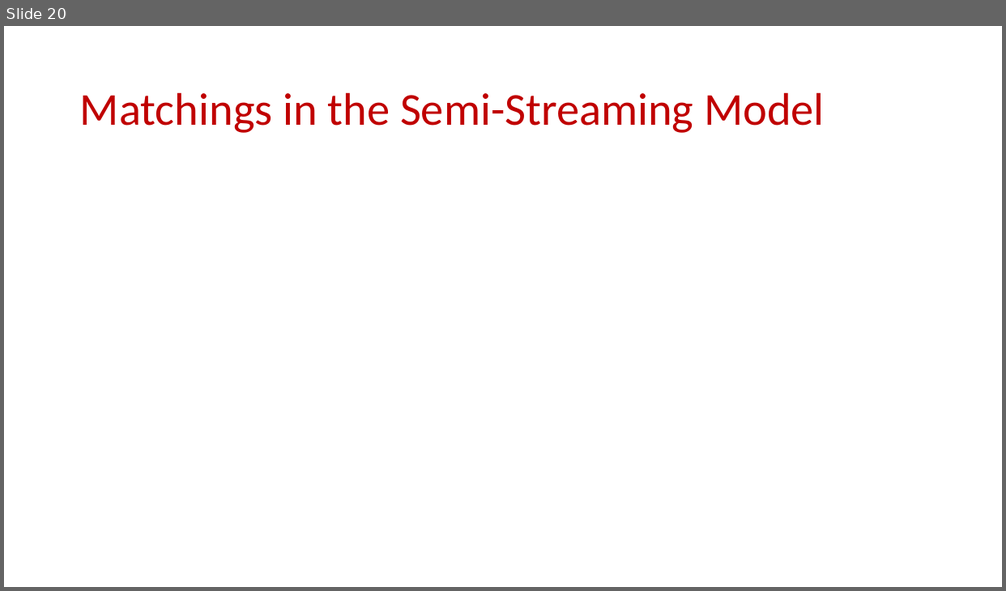
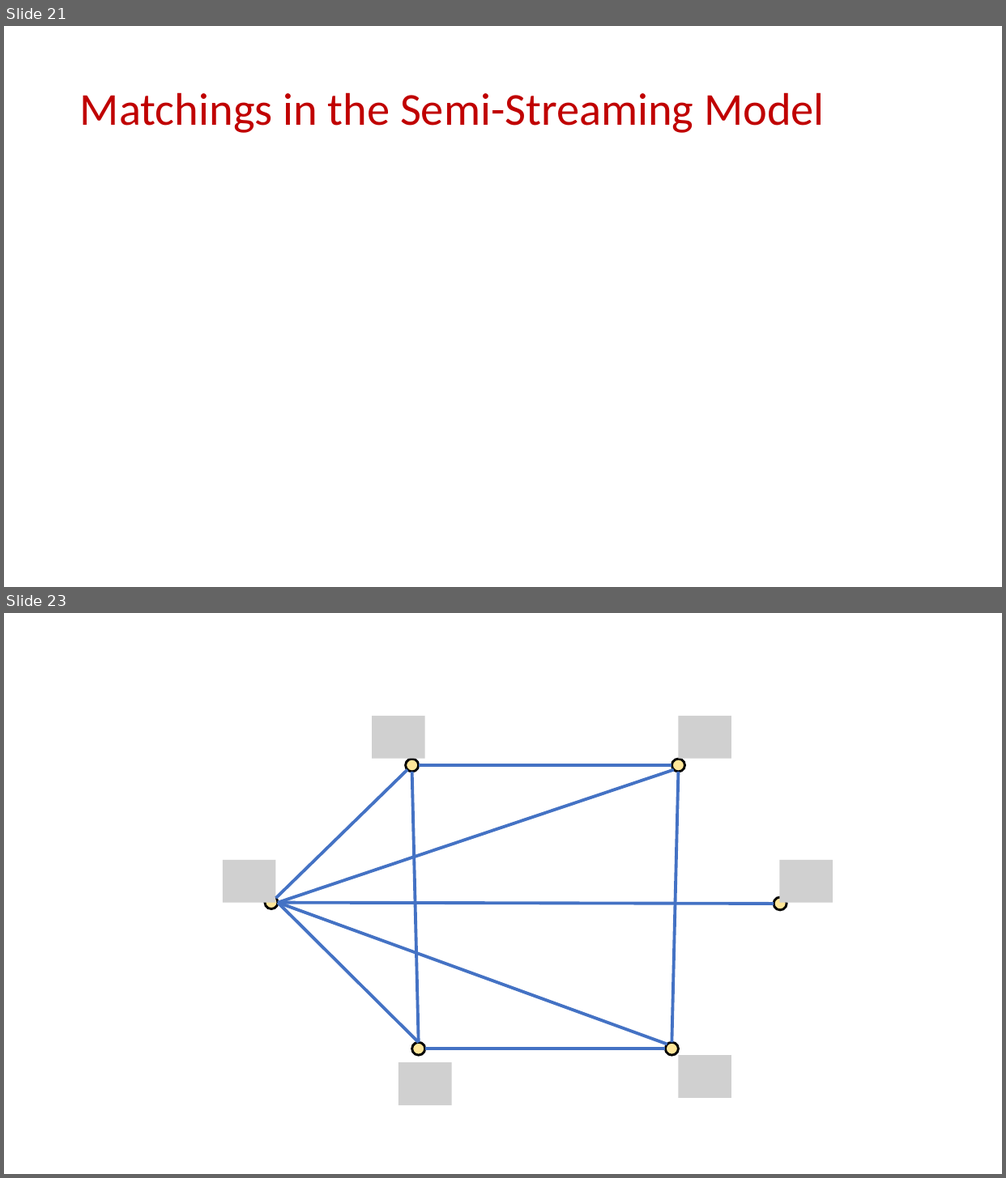
Before and after one commit to samsonzhou/samsonzhou.github.io, a slide deck: CSCE689-23/L20.pptx. Shown one above the other, each under a label of ours: slide 20 before the commit, slides 21 and 23 after it; the slides between them are not shown. The pictures are 1006x591 and 1006x1178 pixels, drawn with LibreOffice and Linux fonts; fonts in the diff are those of the drawing; grey boxes stand for pictures. Boxes give left, top, right and bottom in pixels: in the first picture for what was removed or moved away, otherwise in the second. Text is boxed around its words. In the diff, an @@ line names an element or a change of style, - is before the commit and + after.

```diff
--- a/CSCE689-23/L20.pptx
+++ b/CSCE689-23/L20.pptx
@@ slide 23 added at (x1=4, y1=613, x2=1002, y2=1174), background #FFFFFF @@
@@ picture added at (x1=373, y1=716, x2=425, y2=758) @@
@@ picture added at (x1=679, y1=716, x2=731, y2=758) @@
@@ line added from (275, 898) to (407, 770), #4472C4 3 pt @@
@@ line added from (278, 903) to (674, 770), #4472C4 3 pt @@
@@ ellipse added at (x1=405, y1=759, x2=418, y2=772), fill #FFE699, outline #000000 2.25 pt @@
@@ line added from (412, 772) to (419, 1043), #4472C4 3 pt @@
@@ line added from (419, 765) to (671, 765), #4472C4 3 pt @@
@@ ellipse added at (x1=671, y1=759, x2=684, y2=772), fill #FFE699, outline #000000 2.25 pt @@
@@ line added from (679, 772) to (671, 1043), #4472C4 3 pt @@
@@ picture added at (x1=223, y1=860, x2=275, y2=903) @@
@@ picture added at (x1=780, y1=860, x2=833, y2=903) @@
@@ ellipse added at (x1=265, y1=896, x2=277, y2=909), fill #FFE699, outline #000000 2.25 pt @@
@@ line added from (278, 903) to (419, 1043), #4472C4 3 pt @@
@@ line added from (278, 903) to (667, 1044), #4472C4 3 pt @@
@@ line added from (278, 903) to (774, 904), #4472C4 3 pt @@
@@ ellipse added at (x1=774, y1=897, x2=786, y2=910), fill #FFE699, outline #000000 2.25 pt @@
@@ ellipse added at (x1=412, y1=1043, x2=424, y2=1055), fill #FFE699, outline #000000 2.25 pt @@
@@ line added from (425, 1049) to (666, 1049), #4472C4 3 pt @@
@@ ellipse added at (x1=666, y1=1043, x2=679, y2=1055), fill #FFE699, outline #000000 2.25 pt @@
@@ picture added at (x1=398, y1=1063, x2=452, y2=1105) @@
@@ picture added at (x1=679, y1=1055, x2=731, y2=1098) @@
@@ what was slide 20 is now slide 21 @@
```
Also in this commit, not shown: 14 other slides added.
